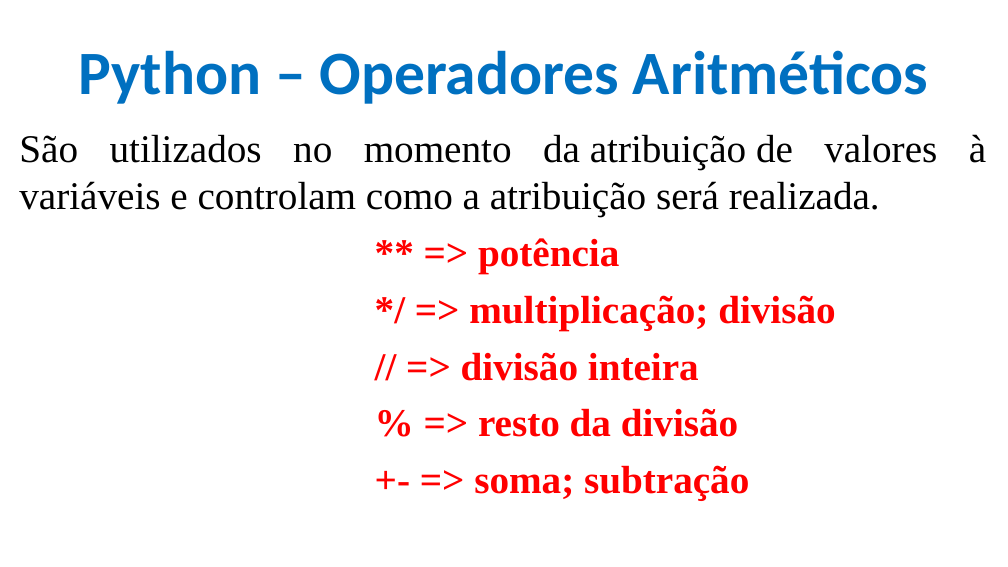
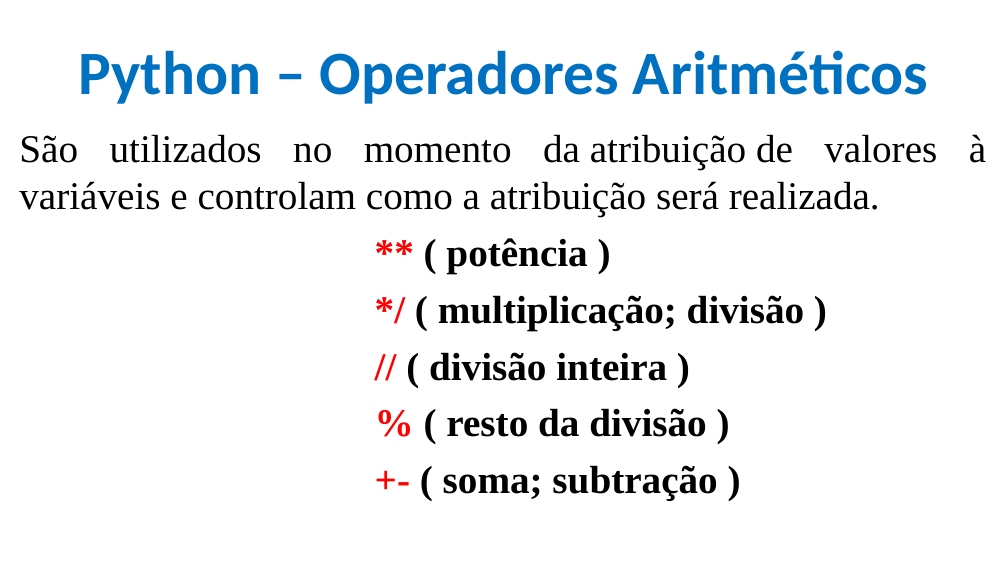
Before and after one commit to CloudEducationBrazil/WydenPythonParadigmas, a slide deck: slide 19 of 01 Classes/Aula 02 Programação Python - Variáveis e Expressões.pptx (slide 18 before the commit). Drawn at 1008x567 pixels with LibreOffice and Linux fonts; fonts in the diff are those of the drawing; background and template pictures are left out. Boxes give left, top, right and bottom in pixels: in the first picture for what was removed or moved away, otherwise in the second. Text is boxed around its words. In the diff, an @@ line names an element or a change of style, - is before the commit and + after.

Commit message:
PPTs Aulas 2 e 7 Python

```diff
--- a/01 Classes/Aula 02 Programação Python - Variáveis e Expressões.pptx
+++ b/01 Classes/Aula 02 Programação Python - Variáveis e Expressões.pptx
@@ text at box(429, 238, 805, 501): text changed; text colour #FF0000 to #000000 @@
-              ** => potência
-              */ => multiplicação; divisão
-              // => divisão inteira
-              % => resto da divisão
-              +- => soma; subtração
+              ** ( potência )
+              */ ( multiplicação; divisão )
+              // ( divisão inteira )
+              % ( resto da divisão )
+              +- ( soma; subtração )
```
Also in this commit, not shown: 7 other slides changed, 8 slides added, 1 other file.
